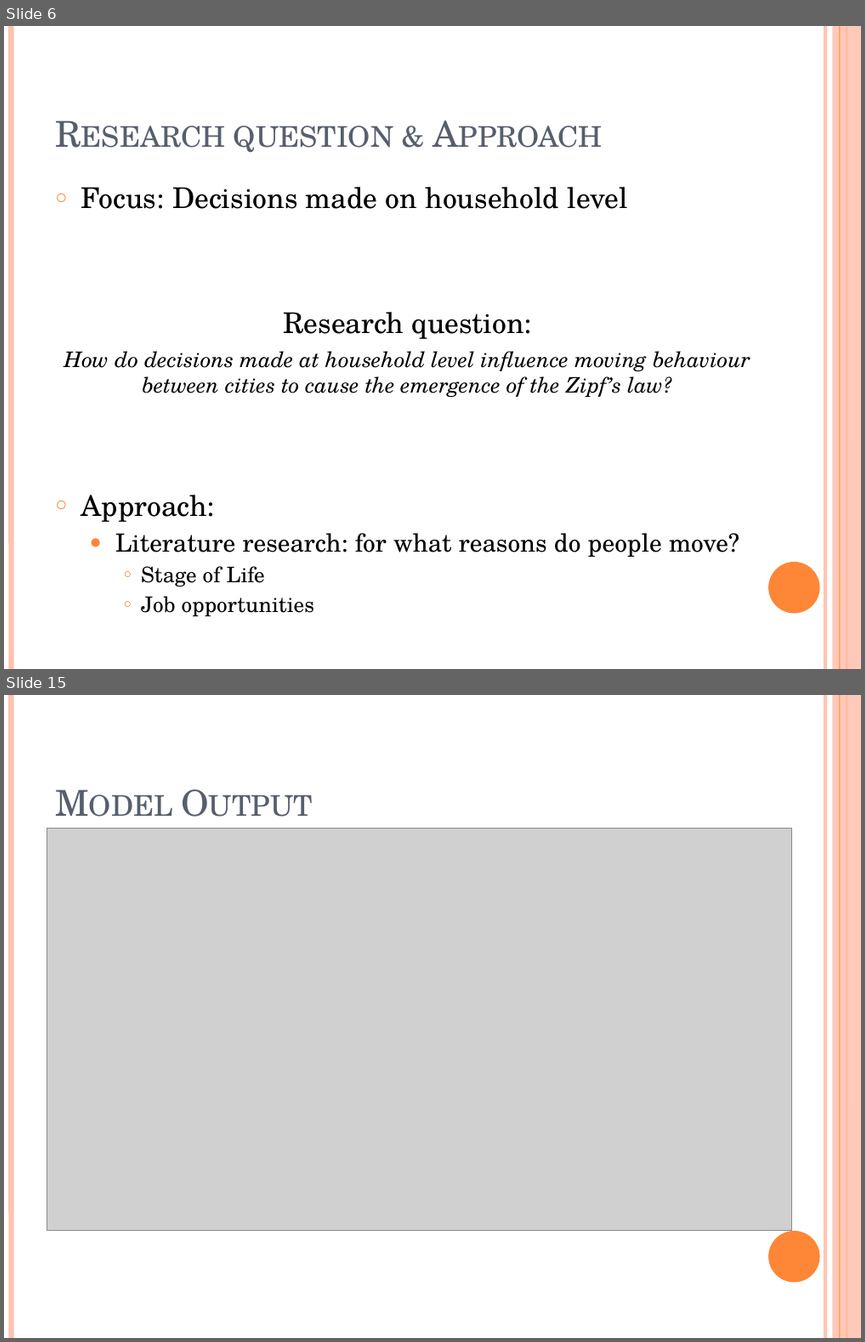
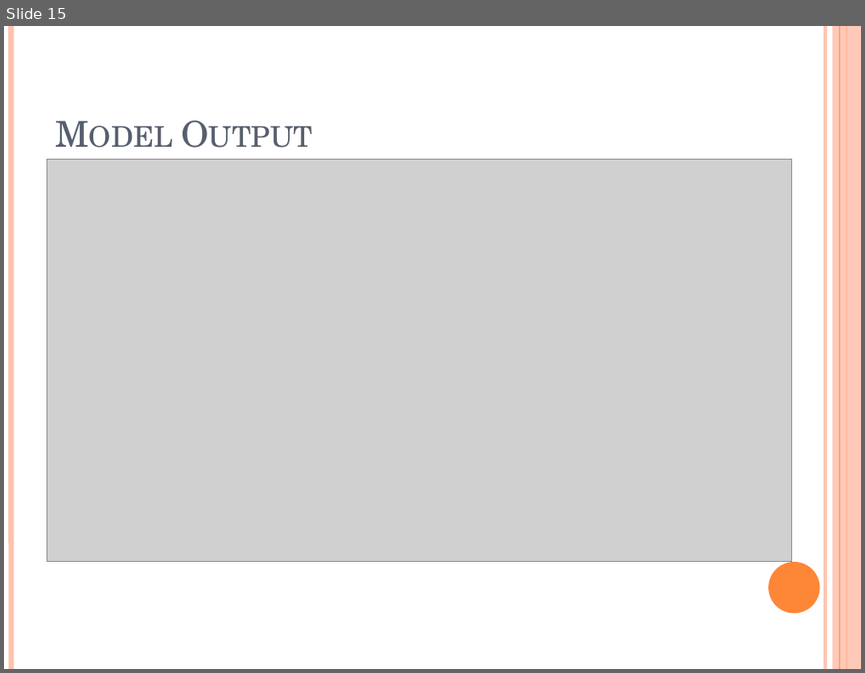
Before and after one commit to MBrouns/Zipfs-Law-and-city-development, a slide deck: docs/Presentation CPB Zipfs law PDF ready.pptx. Shown one above the other, each under a label of ours: slides 6 and 15 before the commit, slide 15 after it; the slides between them are not shown. The pictures are 865x1342 and 865x673 pixels, drawn with LibreOffice and Linux fonts; fonts in the diff are those of the drawing; grey boxes stand for pictures. Boxes give left, top, right and bottom in pixels: in the first picture for what was removed or moved away, otherwise in the second. Text is boxed around its words. In the diff, an @@ line names an element or a change of style, - is before the commit and + after.

```diff
--- a/docs/Presentation CPB Zipfs law PDF ready.pptx
+++ b/docs/Presentation CPB Zipfs law PDF ready.pptx
@@ slide 6 removed at [4,26,861,669], background #FFFFFF; not listed: 6 template elements that a slide beside it also shows @@
@@ text removed at [64,187,750,616] @@
-○ Focus: Decisions made on household level
-Research question:
-How do decisions made at household level influence moving behaviour between cities to cause the emergence of the Zipf’s law?
-○ Approach:
-  ● Literature research: for what reasons do people move?
-    ○ Stage of Life
-    ○ Job opportunities
@@ title removed at [81,312,532,522] @@
-Research question & Approach
```
Also in this commit, not shown: 16 slides changed, 6 slides added, 5 other slides removed, 2 other files.
